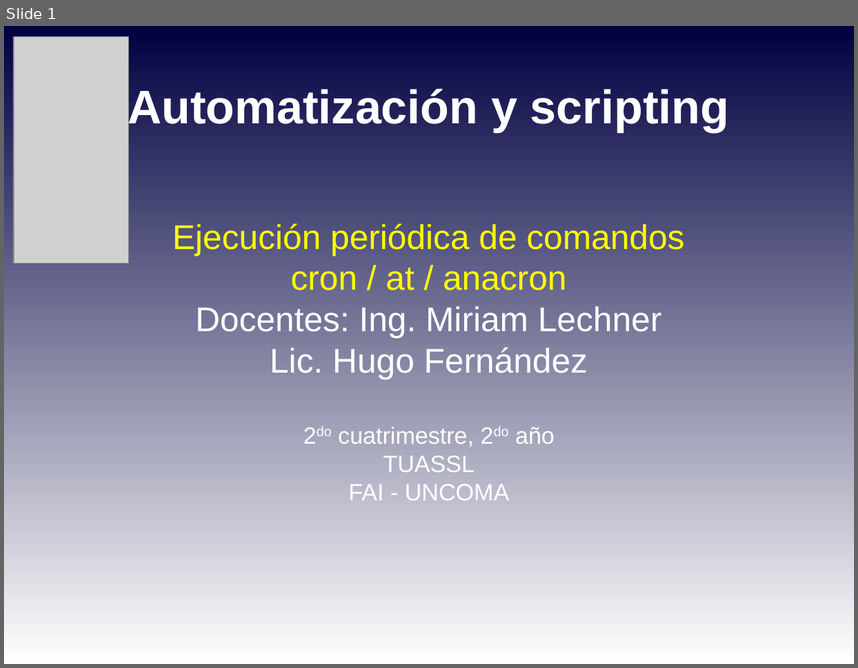
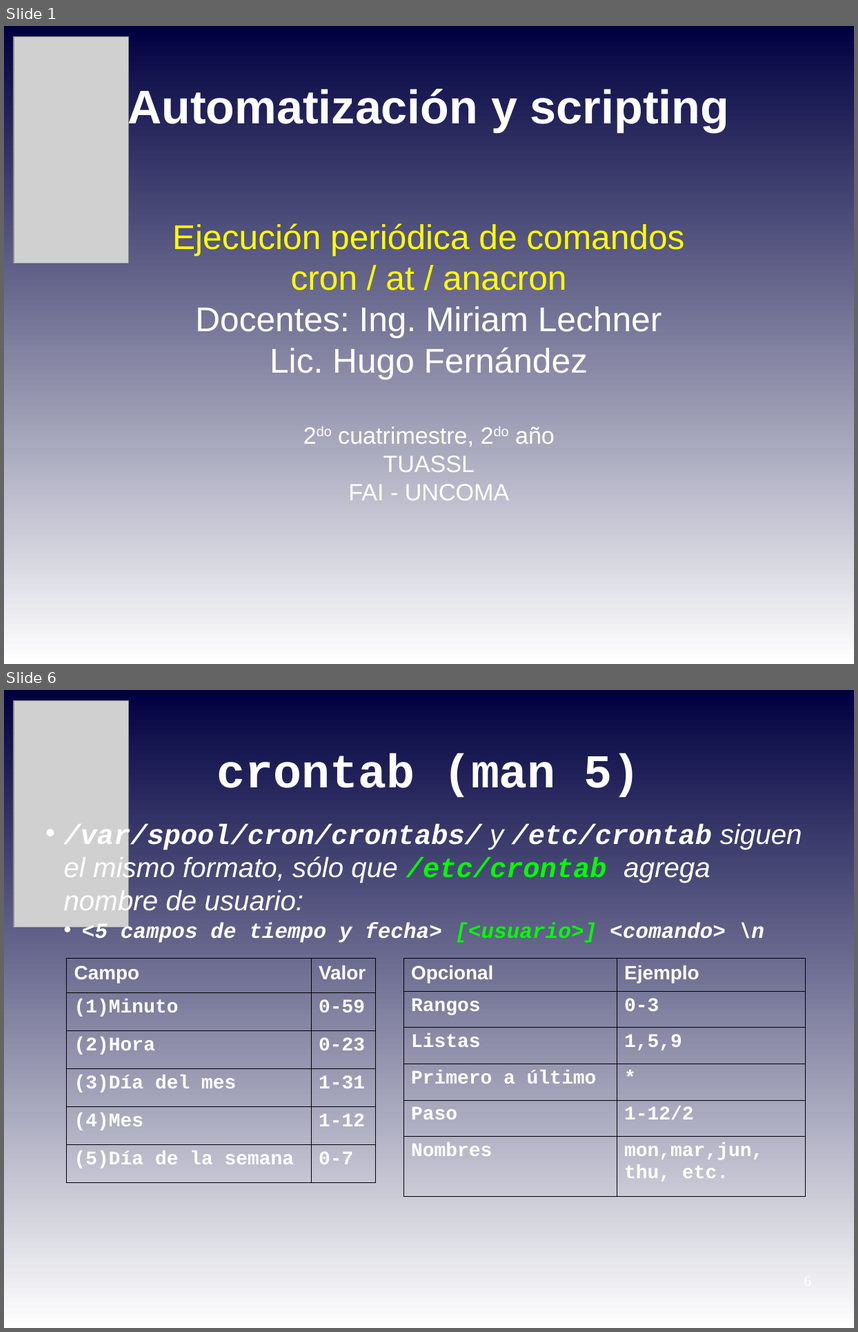
Before and after one commit to niniadcobre/-AutoyScripting, a slide deck: clases/AYS_clase08.odp. Shown one above the other, each under a label of ours: slide 1 before the commit, slides 1 and 6 after it; the slides between them are not shown. The pictures are 858x668 and 858x1332 pixels, drawn with LibreOffice and Linux fonts; fonts in the diff are those of the drawing; grey boxes stand for pictures. Boxes give left, top, right and bottom in pixels: in the first picture for what was removed or moved away, otherwise in the second. Text is boxed around its words. In the diff, an @@ line names an element or a change of style, - is before the commit and + after.

Commit message:
cron anacaron y at

```diff
--- a/clases/AYS_clase08.odp
+++ b/clases/AYS_clase08.odp
@@ slide 6 added at (4, 690, 854, 1328), background gradient #000040 to #FFFFFF @@
@@ picture added at (13, 701, 128, 927) @@
@@ title added at (217, 753, 641, 797), 44 pt, text #FFFFFF, bold @@
+crontab (man 5)
@@ text added at (64, 824, 802, 943), 26 pt, text #FFFFFF, bold, italic @@
+• /var/spool/cron/crontabs/ y /etc/crontab siguen el mismo formato, sólo que /etc/crontab agrega nombre de usuario:
+  • <5 campos de tiempo y fecha> [<usuario>] <comando> \n
@@ table added at (67, 958, 376, 1182), 6 rows, 2 columns @@
+Campo | Valor
+(1)Minuto | 0-59
+(2)Hora | 0-23
+(3)Día del mes | 1-31
+(4)Mes | 1-12
+(5)Día de la semana | 0-7
@@ table added at (404, 958, 806, 1197), 6 rows, 2 columns @@
+Opcional | Ejemplo
+Rangos | 0-3
+Listas | 1,5,9
+Primero a último | *
+Paso | 1-12/2
+Nombres | mon,mar,jun, thu, etc.
```
Also in this commit, not shown: 5 slides changed, 6 other slides added.
